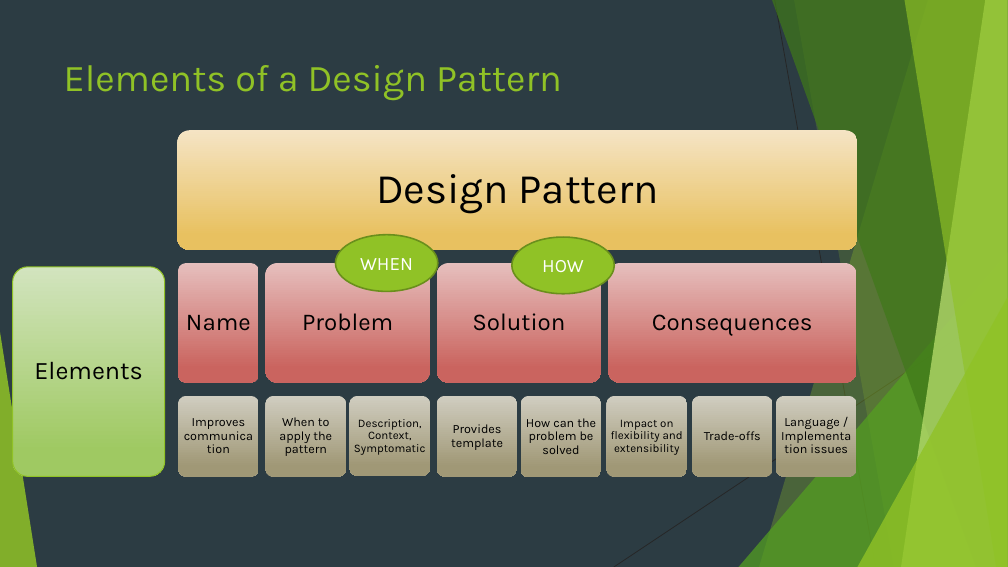
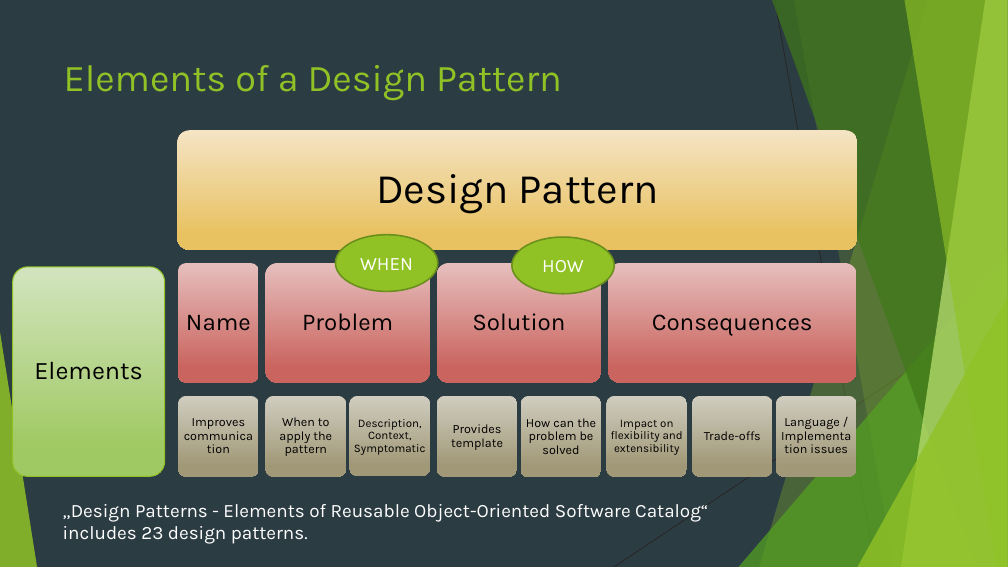
Before and after one commit to 1developer1/EPortfolio_Design_Patterns, a slide deck: slide 4 of presentation/Design_Patterns.pptx. Drawn at 1008x567 pixels with LibreOffice and Linux fonts; fonts in the diff are those of the drawing. Boxes give left, top, right and bottom in pixels: in the first picture for what was removed or moved away, otherwise in the second. Text is boxed around its words. In the diff, an @@ line names an element or a change of style, - is before the commit and + after.

```diff
--- a/presentation/Design_Patterns.pptx
+++ b/presentation/Design_Patterns.pptx
@@ text added at bbox=[63, 504, 708, 544], 18 pt, text #FFFFFF @@
+„Design Patterns - Elements of Reusable Object-Oriented Software Catalog“
+includes 23 design patterns.
```
Also in this commit, not shown: 3 other slides changed.
